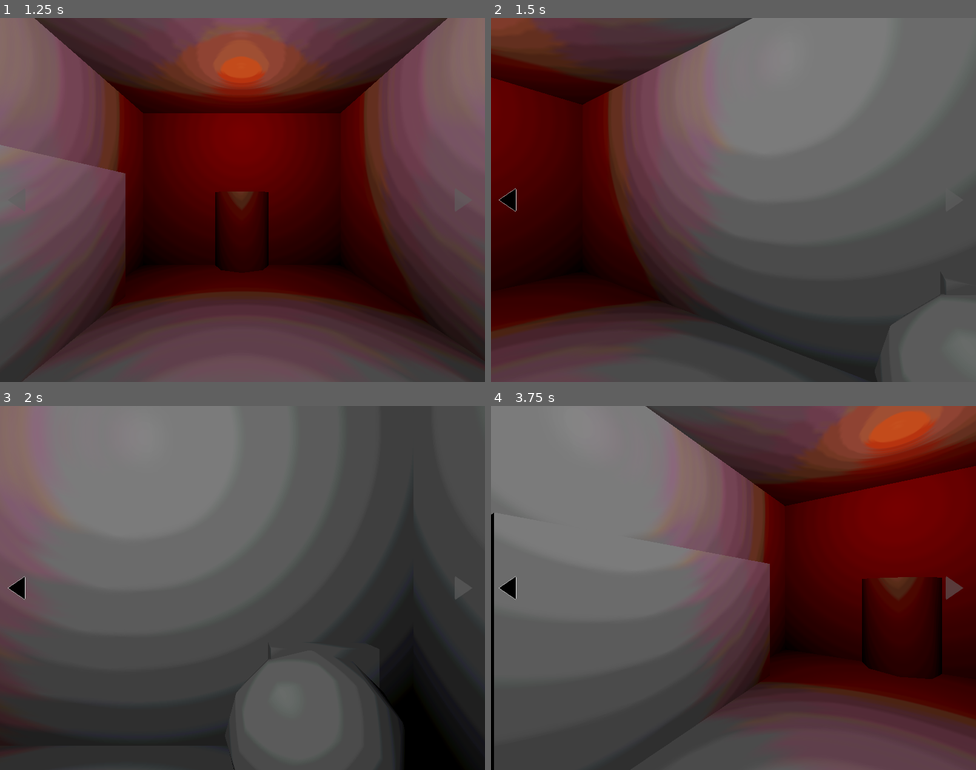
Above: before the commit, frames 1-4 (two rows, left to right).
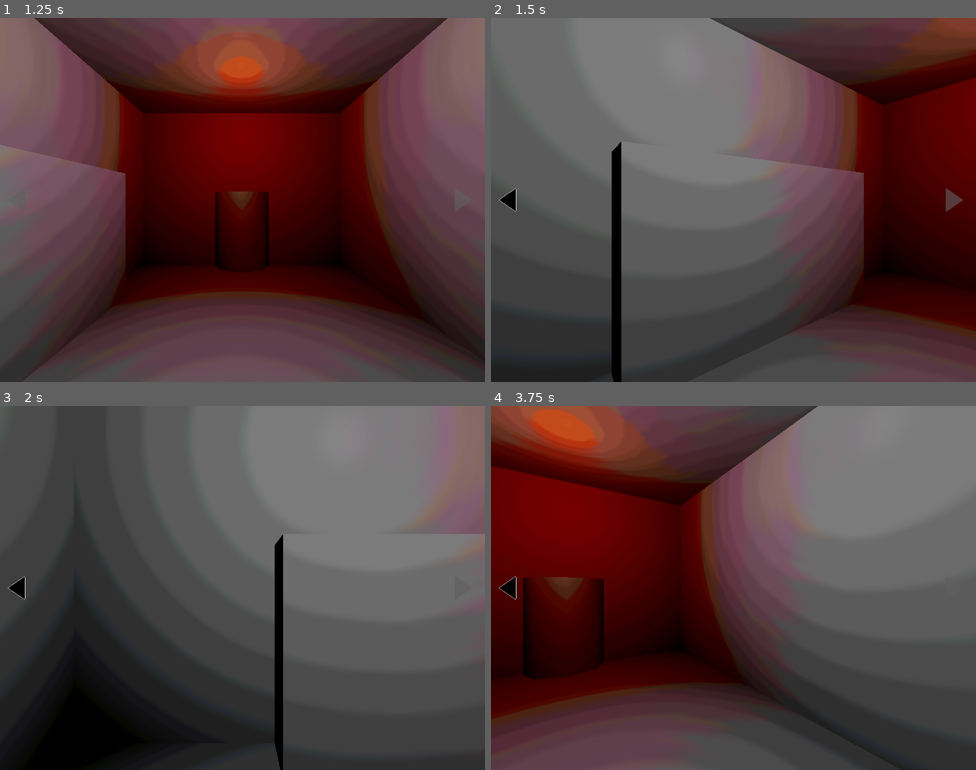
Above: after the commit, the same moments.

Repository: thecaptaincarrot/GMTK2026
Game: Godot game, scene res://main.tscn
Same seed, same stepped clock (60 frames per second), same inputs: the game is played once before the commit and once after it.
Inputs (mouse positions are in pixels of both pictures, inside the frame that each line leads up to):
- Up to frame 1 (1.25 s): click "Start Game" at 0.5 s
- Up to frame 2 (1.5 s): click (510, 200) at 1.25 s
- Up to frame 3 (2 s): no input
- Up to frame 4 (3.75 s): click (951, 588) at 2 s; click (951, 588) at 2.75 s; click (510, 588) at 3.5 s

Frame 1 is identical in both runs. In frame 2, 78% of the frame differs, in the area x 0-100%, y 0-100%; in frame 3, 77%; in frame 4, 89%.

Commit message:
first pass zoom code
you are able to zoom into a specific angle. there might be some issues I will need to tackle with yaw next

Diff:
--- a/project.godot
+++ b/project.godot
@@ -15,6 +15,10 @@
 config/features=PackedStringArray("4.7")
 config/icon="res://icon.svg"
 
+[audio]
+
+buses/default_bus_layout="uid://ct33mw21k8ao4"
+
 [autoload]
 
 Globals="*uid://c6fh6weojg2hd"
--- a/scenes/game_world/game_world.gd
+++ b/scenes/game_world/game_world.gd
@@ -36,7 +36,7 @@
 
 func _on_left_arrow_pressed() -> void:
 	if(Globals.should_tween):
-		_player.rotate_screen(-90)
+		_player.rotate_screen(90)
 	else:
 		_player.rotate(Vector3(0, 1, 0), deg_to_rad(90))
 
--- a/scenes/game_world/player_position_option.gd
+++ b/scenes/game_world/player_position_option.gd
@@ -20,14 +20,14 @@
 
 # each interactable object knows how to handle it's own interaction
 func handle_interaction() -> void:
-	if(Globals.last_position_node != null):
-		if(!Globals.last_position_node.valid_neighbors.has(self)):
+	if(Globals.get_last_position() != null):
+		if(!Globals.get_last_position().valid_neighbors.has(self)):
 			return
 	var player = Globals.get_player()
 	if player:
 
 		#this is here so that we are only clicking on valid neighbors for movement
-		Globals.last_position_node = self
+		Globals.set_last_position(self)
 		game_room.disable_all_position_colliders()
 		enable_neighbors()
 
--- a/scenes/game_world/player_position_option.tscn
+++ b/scenes/game_world/player_position_option.tscn
@@ -17,6 +17,7 @@
 [node name="Collider" type="CollisionShape3D" parent="Interactable" unique_id=562937766]
 transform = Transform3D(1, 0, 0, 0, 1, 0, 0, 0, 1, 0, 0.2531109, 0)
 shape = SubResource("SphereShape3D_st70h")
+disabled = true
 
 [connection signal="input_event" from="Interactable" to="Interactable" method="_on_input_event"]
 [connection signal="mouse_entered" from="Interactable" to="Interactable" method="_on_mouse_entered"]
--- a/scenes/game_world/rooms/TestRoom.tscn
+++ b/scenes/game_world/rooms/TestRoom.tscn
@@ -2,6 +2,7 @@
 
 [ext_resource type="Script" uid="uid://deo534va4hvh1" path="res://scenes/game_world/rooms/game_room.gd" id="1_0adlr"]
 [ext_resource type="PackedScene" uid="uid://b1rw18yn7vlo7" path="res://scenes/game_world/player_position_option.tscn" id="2_rwkeo"]
+[ext_resource type="PackedScene" uid="uid://cb1p35lrk8d8r" path="res://scenes/game_world/zoom_in_area.tscn" id="3_kvspk"]
 
 [node name="TestRoom" type="Node3D" unique_id=1068165850]
 script = ExtResource("1_0adlr")
@@ -68,7 +69,7 @@
 
 [node name="1" parent="PlayerPositions" unique_id=840362772 node_paths=PackedStringArray("valid_neighbors", "game_room") instance=ExtResource("2_rwkeo")]
 transform = Transform3D(1, 0, 0, 0, 1, 0, 0, 0, 1, 0.02093941, 1.6978105, 2.0941176)
-valid_neighbors = [NodePath("../2")]
+valid_neighbors = [NodePath("../2"), NodePath("../corner")]
 game_room = NodePath("../..")
 
 [node name="2" parent="PlayerPositions" unique_id=185158097 node_paths=PackedStringArray("valid_neighbors", "game_room") instance=ExtResource("2_rwkeo")]
@@ -76,4 +77,8 @@
 valid_neighbors = [NodePath("../1")]
 game_room = NodePath("../..")
 
+[node name="corner" parent="PlayerPositions" unique_id=464256384 instance=ExtResource("3_kvspk")]
+transform = Transform3D(-0.2435076, 0.8289462, -0.50353974, 0, 0.51916724, 0.8546727, 0.969899, 0.20811929, -0.12642115, 1.265491, 1.7363901, 3.3873374)
+fov = 59.897266
+
 [node name="Interactables" type="Node" parent="." unique_id=1008033200]
--- a/scenes/game_world/rooms/game_room.gd
+++ b/scenes/game_world/rooms/game_room.gd
@@ -8,10 +8,15 @@
 	for opt:PlayerPositionOption in _position_container.get_children():
 		if(opt.name == pos_name):
 			disable_all_position_colliders()
+
 			opt.enable_collision()
+
 			result = opt.get_global_position()
-			Globals.last_position_node = opt
+
+			Globals.set_last_position(opt)
+
 			opt.enable_neighbors()
+
 			break
 	return result
 
--- /dev/null
+++ b/scenes/game_world/zoom_in_area.gd
@@ -0,0 +1,50 @@
+extends Camera3D
+
+class_name ZoomIn
+
+@export var collision_area: CollisionShape3D
+
+var _zoom_active:bool = false
+
+#hacky way to avoid a double trigger of the mouse interaction click to zoom back out
+var _frame_delayed = false
+
+func disable_collision():
+	collision_area.disabled = true
+
+func enable_collision():
+	collision_area.disabled = false
+
+func _process(delta: float) -> void:
+	if(_zoom_active && Input.is_action_just_pressed("mouse_interact")):
+		if(_frame_delayed):
+			var last_pos = Globals.get_last_position()
+			var player = Globals.get_player()
+			if(Globals.should_tween):
+				player.change_position(last_pos.get_position(), Vector2(last_pos.global_rotation.x, last_pos.global_rotation.z))
+			else:
+				player.set_global_rotation(Vector3(last_pos.rotation.x, last_pos.rotation.y, last_pos.rotation.z))
+				player.set_global_position(last_pos.get_position())
+			Globals.enable_screen_rotation()
+			_zoom_active = false
+			_frame_delayed = false
+
+		else:
+			_frame_delayed = true
+
+
+func handle_interaction() -> void:
+	if(!_zoom_active):
+		if(Globals.get_last_position() != null):
+			if(!Globals.get_last_position().valid_neighbors.has(self)):
+				return
+		var player = Globals.get_player()
+		Globals.disable_screen_rotation()
+
+		if(Globals.should_tween):
+			player.change_position(self.get_position(), Vector2(self.global_rotation.x, self.global_rotation.z))
+		else:
+			player.set_global_rotation(Vector3(self.rotation.x, player.rotation.y, self.rotation.z))
+			player.set_global_position(self.get_position())
+
+		_zoom_active = true
--- /dev/null
+++ b/scenes/game_world/zoom_in_area.tscn
@@ -0,0 +1,23 @@
+[gd_scene format=3 uid="uid://cb1p35lrk8d8r"]
+
+[ext_resource type="Script" uid="uid://by14yg12dlg1t" path="res://scenes/game_world/zoom_in_area.gd" id="1_ventl"]
+[ext_resource type="Script" uid="uid://d73lxn1e6cxf" path="res://scenes/common/interactable.gd" id="2_ljc0p"]
+
+[sub_resource type="SphereShape3D" id="SphereShape3D_st70h"]
+radius = 1.0
+
+[node name="ZoomIn" type="Camera3D" unique_id=464256384 node_paths=PackedStringArray("collision_area")]
+script = ExtResource("1_ventl")
+collision_area = NodePath("Interactable/CollisionShape3D")
+
+[node name="Interactable" type="Area3D" parent="." unique_id=1013888320 node_paths=PackedStringArray("interactee")]
+script = ExtResource("2_ljc0p")
+interactee = NodePath("..")
+metadata/_custom_type_script = "uid://d73lxn1e6cxf"
+
+[node name="CollisionShape3D" type="CollisionShape3D" parent="Interactable" unique_id=926940183]
+shape = SubResource("SphereShape3D_st70h")
+
+[connection signal="input_event" from="Interactable" to="Interactable" method="_on_input_event"]
+[connection signal="mouse_entered" from="Interactable" to="Interactable" method="_on_mouse_entered"]
+[connection signal="mouse_exited" from="Interactable" to="Interactable" method="_on_mouse_exited"]
--- a/src/globals.gd
+++ b/src/globals.gd
@@ -14,7 +14,7 @@
 
 var _can_rotate = true
 
-var last_position_node:PlayerPositionOption
+var _last_position_node:PlayerPositionOption
 
 
 func _ready():
@@ -27,13 +27,19 @@
 	return _player
 
 
+func set_last_position(node:PlayerPositionOption):
+	_last_position_node = node
+
+func get_last_position() -> PlayerPositionOption:
+	return _last_position_node
+
 func disable_screen_rotation():
+	_can_rotate = false
 	emit_signal("rotation_control_update")
-	_can_rotate = false
 
 func enable_screen_rotation():
+	_can_rotate = true
 	emit_signal("rotation_control_update")
-	_can_rotate = true
 
 func can_rotate_screen():
 	return _can_rotate
Not shown, added: scenes/game_world/zoom_in_area.gd.uid
